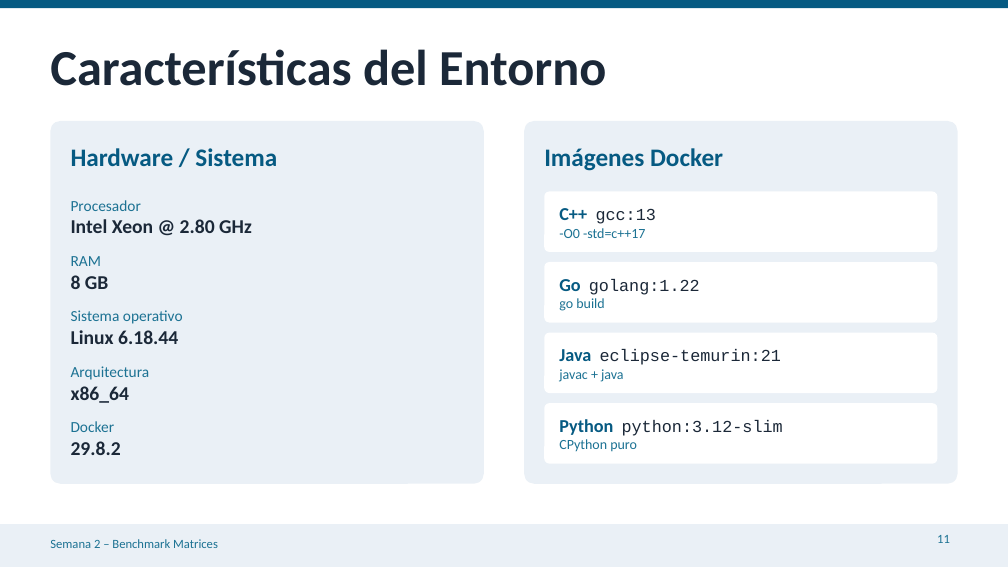
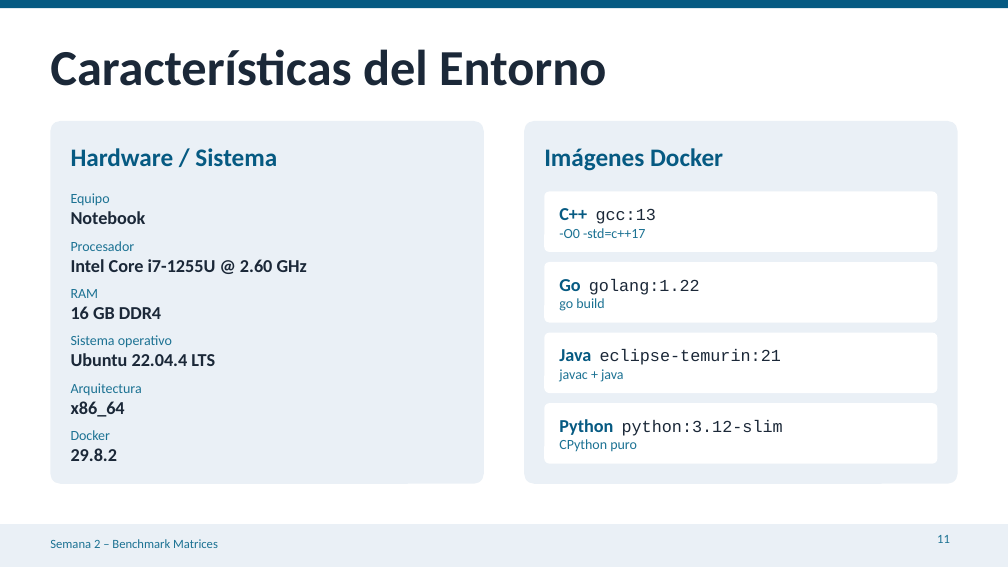
Before and after one commit to jffp-alt/matrix-benchmark, a slide deck: slide 11 of results/Semana2_Benchmark_Matrices.pptx. Drawn at 1008x567 pixels with LibreOffice and Linux fonts; fonts in the diff are those of the drawing. Boxes give left, top, right and bottom in pixels: in the first picture for what was removed or moved away, otherwise in the second. Text is boxed around its words. In the diff, an @@ line names an element or a change of style, - is before the commit and + after.

Commit message:
Update environment to notebook i7 16GB, add CSV links to README
Environment now reflects notebook with Intel Core i7-1255U, 16 GB DDR4,
Ubuntu 22.04. README includes links to per-language CSV result files
and detailed compiler/runtime versions.

```diff
--- a/results/Semana2_Benchmark_Matrices.pptx
+++ b/results/Semana2_Benchmark_Matrices.pptx
@@ text added at (x1=71, y1=193, x2=146, y2=224), 13 pt, text #1B2838, bold @@
+Equipo
+Notebook
@@ text at (x1=71, y1=241, x2=307, y2=272): text changed; size 14 to 13 pt @@
-Procesador
-Intel Xeon @ 2.80 GHz
+Procesador
+Intel Core i7-1255U @ 2.60 GHz
@@ text at (x1=71, y1=289, x2=161, y2=319): text changed; size 11 to 13 pt; text colour #1C7293 to #1B2838; bold on @@
-RAM
-8 GB
+RAM
+16 GB DDR4
@@ text at (x1=71, y1=335, x2=215, y2=366): text changed; size 11 to 10 pt @@
-Sistema operativo
-Linux 6.18.44
+Sistema operativo
+Ubuntu 22.04.4 LTS
@@ text "Arquitectura x86_64" moved from (x1=71, y1=366, x2=150, y2=403) to (x1=71, y1=383, x2=142, y2=417) @@
@@ text "Arquitectura x86_64" at (x1=71, y1=383, x2=142, y2=417): size 11 to 10 pt in "Arquitectura"; size 14 to 13 pt in "x86_64" @@
@@ text "Docker 29.8.2" moved from (x1=71, y1=421, x2=121, y2=455) to (x1=71, y1=430, x2=118, y2=461) @@
@@ text "Docker 29.8.2" at (x1=71, y1=430, x2=118, y2=461): size 11 to 10 pt in "Docker"; size 14 to 13 pt in "29.8.2" @@
```
Also in this commit, not shown: 1 other file.
